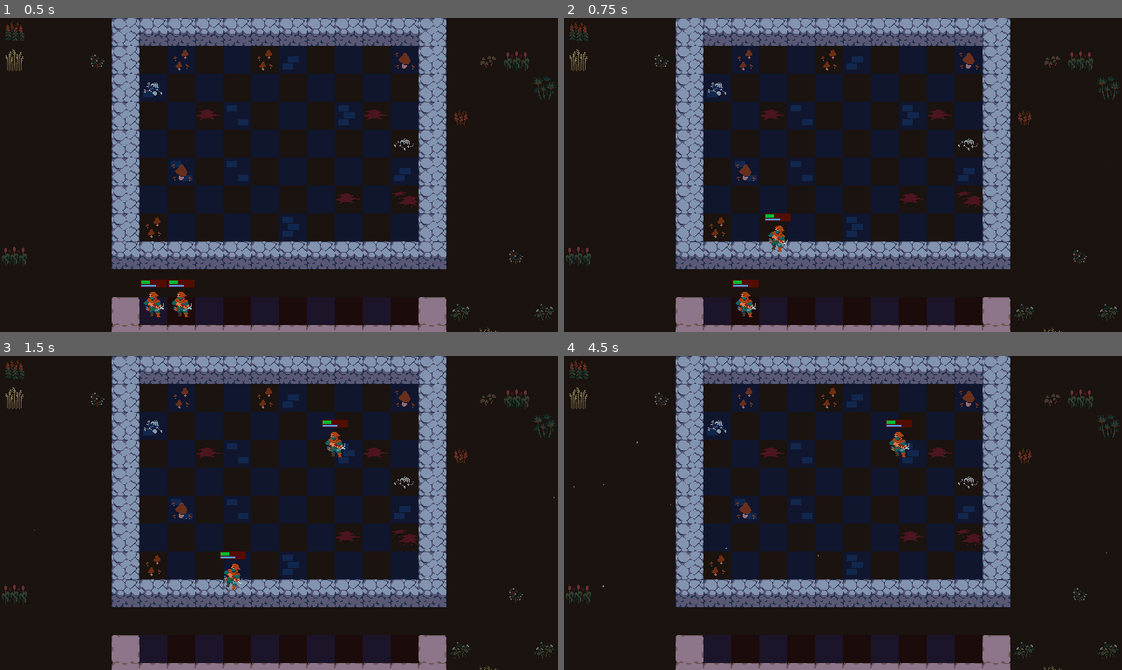
Above: before the commit, frames 1-4 (two rows, left to right).
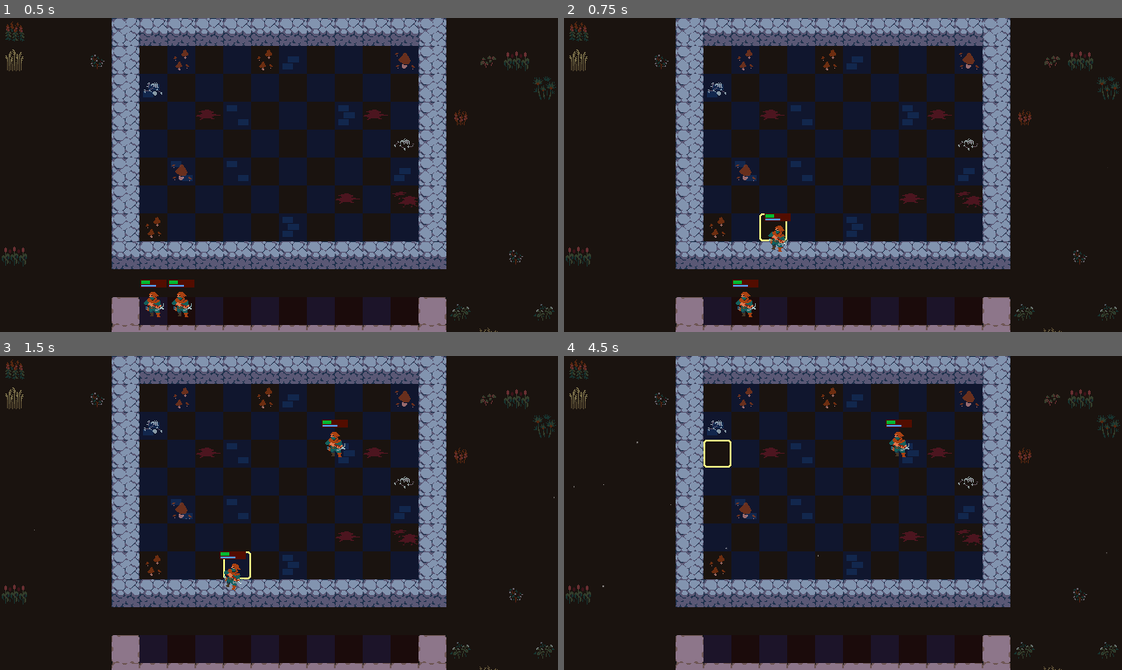
Above: after the commit, the same moments.

Repository: MagnusLucas/Autobattler
Game: Godot game, scene res://scenes/arena/arena.tscn
Two runs of this game, one before a commit and one after it. Both use one fixed random seed, a clock stepped at 60 frames per second and the inputs below.
Inputs (mouse positions are in pixels of both pictures, inside the frame that each line leads up to):
- Up to frame 1 (0.5 s): no input
- Up to frame 2 (0.75 s): tap Enter at 0.5 s; drag from (720, 303) to (898, 105) at 0.52 s
- Up to frame 3 (1.5 s): drag from (178, 641) to (334, 443) at 1.27 s
- Up to frame 4 (4.5 s): move the mouse to (898, 443) at 2.02 s; press the mouse at (898, 443) at 2.03 s; release the mouse at (898, 443) at 2.75 s; tap Space at 2.75 s; drag from (815, 575) to (898, 443) at 2.77 s; tap Enter at 3.5 s; move the mouse to (1010, 560) at 3.52 s; press the mouse at (1010, 560) at 3.53 s; release the mouse at (1010, 560) at 4.25 s; drag from (675, 465) to (759, 434) at 4.27 s

Frame 1 is identical in both runs. In frame 2, less than 0.1% of the frame differs, in the area x 35-40%, y 62-72%; in frame 3, less than 0.1%; in frame 4, 0.1%, in the area x 25-30%, y 26-36%.

Commit message:
Created PlayArea API and tile highlighter

Diff:
--- /dev/null
+++ b/components/play_area.gd
@@ -0,0 +1,25 @@
+class_name PlayArea
+extends TileMapLayer
+
+@export var unit_grid :UnitGrid
+
+var bounds: Rect2i
+
+func _ready() -> void:
+	bounds = Rect2i(Vector2i.ZERO, unit_grid.size)
+
+
+func get_tile_from_global(global: Vector2) -> Vector2i:
+	return local_to_map(to_local(global))
+
+
+func get_global_from_tile(tile: Vector2i) -> Vector2:
+	return to_global(map_to_local(tile))
+
+
+func get_hovered_tile() -> Vector2i:
+	return local_to_map(get_local_mouse_position())
+
+
+func is_tile_in_bounds(tile: Vector2i) -> bool:
+	return bounds.has_point(tile)
--- /dev/null
+++ b/components/tile_highlighter.gd
@@ -0,0 +1,33 @@
+class_name TileHighlighter
+extends TileMapLayer
+
+
+@export var play_area: PlayArea
+@export var tile: Vector2i
+
+@onready var source_id := play_area.tile_set.get_source_id(0)
+
+
+func _ready() -> void:
+	hidden.connect(_on_hidden)
+
+
+func _process(_delta: float) -> void:
+	if not visible:
+		return
+
+	var selected_tile := play_area.get_hovered_tile()
+
+	if not play_area.is_tile_in_bounds(selected_tile):
+		clear()
+		return
+
+	_update_tile(selected_tile)
+
+func _on_hidden() -> void:
+	if play_area:
+		clear()
+
+func _update_tile(selected_tile: Vector2i) -> void:
+	clear()
+	set_cell(selected_tile, source_id, tile)
--- /dev/null
+++ b/components/unit_grid.gd
@@ -0,0 +1,45 @@
+class_name  UnitGrid
+extends Node2D
+
+signal unit_grid_changed
+
+@export var size : Vector2i
+
+var units : Dictionary
+
+
+func _ready() -> void:
+	for x in size.x:
+		for y in size.y:
+			units[Vector2i(x, y)] = null
+
+
+func add_unit(tile: Vector2i, unit: Unit) -> void:
+	units[tile] = unit
+	unit_grid_changed.emit()
+
+
+func is_tile_occupied(tile: Vector2i) -> bool:
+	return units[tile] != null
+
+
+func is_grid_full() -> bool:
+	return units.keys().all(is_tile_occupied)
+
+
+func get_first_empty_tile() -> Vector2i:
+	for tile in units:
+		if !is_tile_occupied(tile):
+			return tile
+
+	# There are no empty tiles
+	return Vector2i(-1, -1)
+
+
+func get_all_units() -> Array[Unit]:
+	var unit_array: Array[Unit] = []
+	for value in units.values():
+		if value != null:
+			unit_array.append(value)
+
+	return unit_array
--- a/scenes/arena/arena.tscn
+++ b/scenes/arena/arena.tscn
@@ -1,9 +1,12 @@
-[gd_scene load_steps=8 format=4 uid="uid://c24y8ypfrbqwp"]
+[gd_scene load_steps=11 format=4 uid="uid://c24y8ypfrbqwp"]
 
 [ext_resource type="TileSet" uid="uid://cmrosufv4r0kx" path="res://scenes/arena/tileset.tres" id="1_1qjuf"]
 [ext_resource type="Script" uid="uid://bkkrsmssvidqb" path="res://scenes/arena/arena.gd" id="1_5tue2"]
 [ext_resource type="Texture2D" uid="uid://mbxv0ayrsu3d" path="res://assets/sprites/star_particle.png" id="2_8trdl"]
 [ext_resource type="PackedScene" uid="uid://ck174r8616p3u" path="res://scenes/unit/unit.tscn" id="4_aj7ud"]
+[ext_resource type="Script" uid="uid://gv28uix4uroc" path="res://components/unit_grid.gd" id="4_asdgj"]
+[ext_resource type="Script" uid="uid://cqmocfnn8w674" path="res://components/play_area.gd" id="4_jx0ua"]
+[ext_resource type="Script" uid="uid://borktudwihcfo" path="res://components/tile_highlighter.gd" id="5_u52cf"]
 
 [sub_resource type="Curve" id="Curve_5tue2"]
 _data = [Vector2(0.06842105, 0), 0.0, 0.0, 0, 0, Vector2(0.3, 1), 0.0, 0.0, 0, 0, Vector2(0.8789474, 1), 0.0, 0.0, 0, 0, Vector2(1, 0), 0.0, 0.0, 0, 0]
@@ -56,10 +59,12 @@
 lifetime = 6.0
 process_material = SubResource("ParticleProcessMaterial_asdgj")
 
-[node name="GameArea" type="TileMapLayer" parent="."]
+[node name="GameArea" type="TileMapLayer" parent="." node_paths=PackedStringArray("unit_grid")]
 position = Vector2(160, 32)
 tile_map_data = PackedByteArray("AAABAAAAAAAAAAwAAAAAAAEAAAABAAwAAAABAAIAAAAAAAwAAAAAAAMAAAAAAAwAAAABAAQAAAACAAwAAAAAAA …(480 unchanged characters)…
 tile_set = ExtResource("1_1qjuf")
+script = ExtResource("4_jx0ua")
+unit_grid = NodePath("UnitGrid")
 metadata/_edit_lock_ = true
 metadata/_edit_group_ = true
 
@@ -68,20 +73,38 @@
 tile_map_data = PackedByteArray("AAAHAAUAAAABABYAAAAJAAAAAAABABQAAAACAAIAAAABABYAAAABAAQAAAABABQAAAAAAAYAAAAAABQAAAAAAAEAAAABABUAAAABAAAAAAAAABQAAAAIAAIAAAABABYAAAAJAAMAAAAAABUAAAAJAAUAAAAAABYAAAAEAAAAAAAAABQAAAA=")
 tile_set = ExtResource("1_1qjuf")
 
-[node name="Highlight" type="TileMapLayer" parent="GameArea"]
+[node name="Highlight" type="TileMapLayer" parent="GameArea" node_paths=PackedStringArray("play_area")]
 tile_set = ExtResource("1_1qjuf")
+script = ExtResource("5_u52cf")
+play_area = NodePath("..")
+tile = Vector2i(3, 0)
 
-[node name="Bench" type="TileMapLayer" parent="."]
+[node name="UnitGrid" type="Node2D" parent="GameArea"]
+script = ExtResource("4_asdgj")
+size = Vector2i(4, 7)
+metadata/_custom_type_script = "uid://gv28uix4uroc"
+
+[node name="Bench" type="TileMapLayer" parent="." node_paths=PackedStringArray("unit_grid")]
 position = Vector2(160, 320)
 tile_map_data = PackedByteArray("AAABAAAAAAAAAAsAAAADAAAAAAAAAAsAAAAFAAAAAAAAAAsAAAAHAAAAAAAAAAsAAAAJAAAAAAAAAAsAAAAAAAAAAAAAAAcAAAACAAAAAAAAAAcAAAAEAAAAAAAAAAcAAAAGAAAAAAAAAAcAAAAIAAAAAAAAAAcAAAA=")
 tile_set = ExtResource("1_1qjuf")
+script = ExtResource("4_jx0ua")
+unit_grid = NodePath("UnitGrid")
 metadata/_edit_lock_ = true
 metadata/_edit_group_ = true
 
-[node name="Highlight" type="TileMapLayer" parent="Bench"]
+[node name="Highlight" type="TileMapLayer" parent="Bench" node_paths=PackedStringArray("play_area")]
 tile_set = ExtResource("1_1qjuf")
+script = ExtResource("5_u52cf")
+play_area = NodePath("..")
+tile = Vector2i(3, 0)
 
 [node name="Unit" parent="Bench" instance=ExtResource("4_aj7ud")]
 
 [node name="Unit2" parent="Bench" instance=ExtResource("4_aj7ud")]
 position = Vector2(32, 0)
+
+[node name="UnitGrid" type="Node2D" parent="Bench"]
+script = ExtResource("4_asdgj")
+size = Vector2i(10, 1)
+metadata/_custom_type_script = "uid://gv28uix4uroc"
Not shown, added: components/play_area.gd.uid
Not shown, added: components/tile_highlighter.gd.uid
Not shown, added: components/unit_grid.gd.uid
